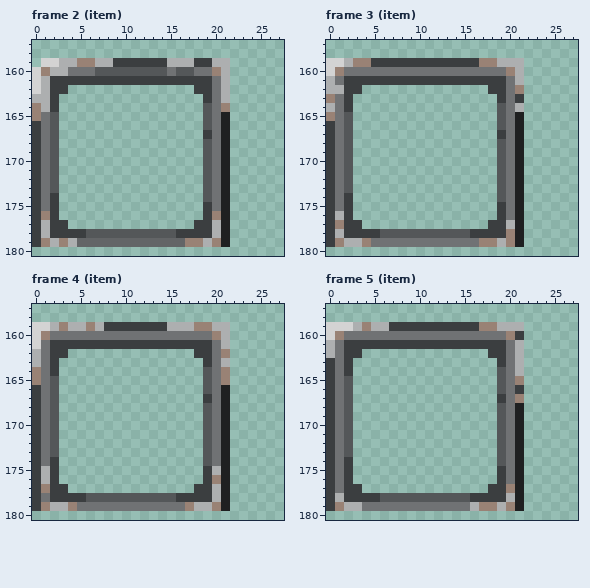
Pixel-art file, stored at PHPH/Assets/Imgae/ui/shop_test.aseprite. Above, as it was before the edit.
272x181 pixels, 20 frames. Colours within 5 levels of each other are drawn and written as one. Shown: frame 2 (item): x 0..27, y 157..180; frame 3 (item): x 0..27, y 157..180; frame 4 (item): x 0..27, y 157..180; frame 5 (item): x 0..27, y 157..180. The commit also changed other frames, which this record leaves out.
Once edited:
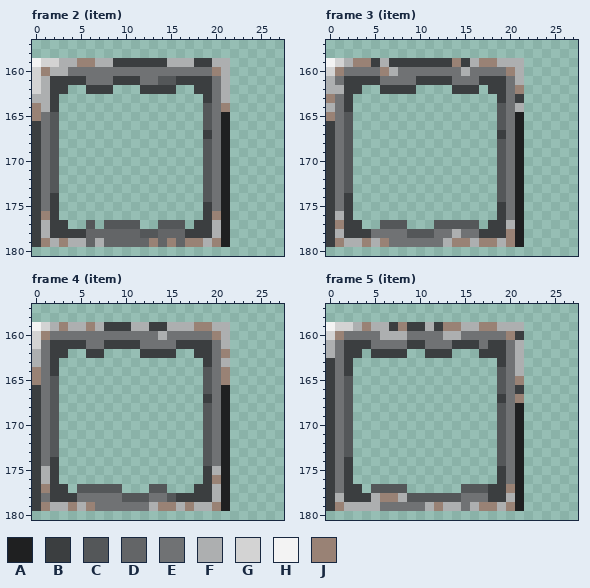
Palette (. is transparent): A #1f2021  B #3b3e40  C #545759  D #636567  E #707274  F #adafb0  G #d3d3d3  H #f3f3f3  J #998275
Changes in this commit:
--- frame 2 (item), layer "Flattened"
@@ x 0..27 @@
 158 ............................
-159 .GGFFJJFFBBBBBBFFFBBFF......
-160 GJFFEEECCCCCCCCECCEEJF......
-161 GFBBBBBBBBBBBBBBBBBBEF......
-162 GFBB..............BBEF......
+159 HGGFFJJFFBBBBBBFFFBBFF......
+160 GJFFEEEEEEEEEEEEEEEEJF......
+161 GFBBBBEEEBBBEECCBBBBEF......
+162 GFBB..BBB...BBBB..BBEF......
 163 FFB................BEF......
@@ x 3..18 @@
 176 ................
-177 B..............B
-178 BBBCCCCCCCCCCBBB
-179 JFDDDDDDDDDDDDJJ
+177 B..C.CCCC..CCC.B
+178 BBBDDDDDDCCDDDBB
+179 JFFDFDDDDDJDJDJJ
 180 ................
--- frame 3 (item), layer "Flattened"
@@ x 0..18 @@
 158 ...................
-159 GGFJJBBBBBBBBBBBBJJ
-160 GJEEEEEEEEEEEEEEEEE
-161 FEBBBBBBBBBBBBBBBBB
-162 FFBB..............B
+159 HGFJJBFBBBBBBBJBFJJ
+160 GJEEEEJFEEEEEEEFEEE
+161 FEBBBBEEEEBBBBEEEBB
+162 FFBB..BBBB....BBB.B
 163 JEB................
@@ x 3..18 @@
 176 ................
-177 B..............B
-178 BBBCCCCCCCCCCBBB
-179 FJEEEEEEEEEEEEJJ
+177 B..CCC...CCCCC.B
+178 BBEEEECCCEEFEEBB
+179 FJFJEEEEEEFJJFJJ
 180 ................
--- frame 4 (item), layer "Flattened"
@@ x 0..17 @@
 158 ..................
-159 GGFJFFJFBBBBBBBFFF
-160 GJEEEEEEEEEEEEEEEE
-161 GEBBBBBBBBBBBBBBBB
-162 FEBB..............
+159 HGFJFFJFBBBFFBBFFF
+160 GJEEEEEEEEEEEEFEEE
+161 GEBBBBEEBBBBEEEEBB
+162 FEBB..BB....BBBB..
 163 FEB...............
@@ x 3..18 @@
 176 ................
-177 B..............B
-178 BBBCCCCCCCCCCBBB
-179 FJEEEEEEEEEEEEJF
+177 B.CCCCC...CC...B
+178 BBEEEEECCCEECBBB
+179 FJFJEEEEEEFJJFJF
 180 ................
--- frame 5 (item), layer "Flattened"
@@ x 0..27 @@
 158 ............................
-159 GGGFJFFBBBBBBBBBBJJFFF......
-160 GJEEEEEEEEEEEEEEEEEEJB......
-161 FEBBBBBBBBBBBBBBBBBBEF......
-162 FEBB..............BBEF......
+159 HGGFJFFBJBBFBJJFFJJFFF......
+160 GJEEEEFFFEEEEFFEEEEEJB......
+161 FEBBBEEEEBBEEEBBBEBBEF......
+162 FEBB.BBBB..BBB...BBBEF......
 163 BEB................BEF......
@@ x 2..19 @@
 176 B................B
-177 BB..............BB
-178 BBBBCCCCCCCCCCBBBB
-179 FFEEEEEEEEEEEEFJJF
+177 BB.CCCC......CCCBB
+178 BBBFJJFCCCCCCEEEBB
+179 FFFFEEEEEFJFFEFJJF
 180 ..................
